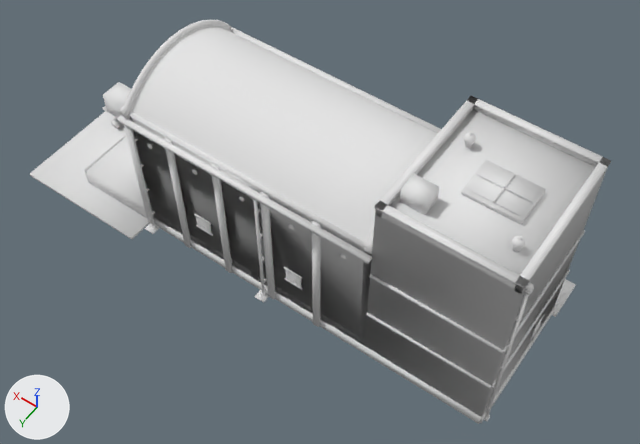
Two versions of the glTF model price-of-everything-0.1/assets/supply_chain_3d/assembly_plant_lvl2_contour.glb, one commit apart.
Before and after are seen from a 50 mm lens placed at (-0.647, 0.806, 1.338), pointed at (-0.1, 0.041, 0.136). Every picture has the same lights, and +X, +Y and +Z are marked at lower left. The older version comes first. Vertices at exactly the same position are counted once.

Names of what the first picture shows: 'assembly_plant_contour'.
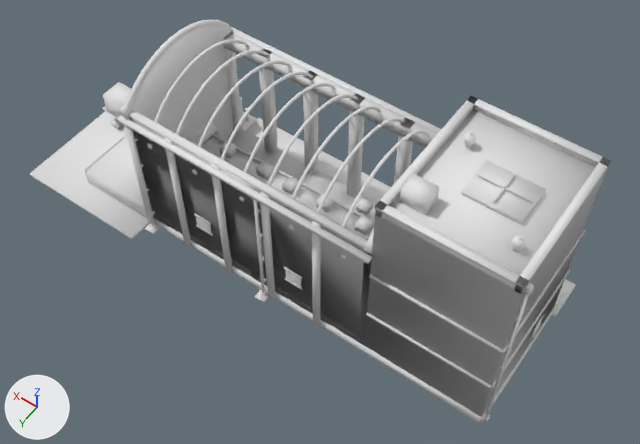
Changed parts and their boxes [x1, y1, x2, y2] in the pictures (640 x 444 px):
part 1 of me_assembly_plant_contour, deleted: before [467, 162, 541, 216]
part 2 of me_assembly_plant_contour, deleted: before [132, 27, 438, 243]

The change, as a diff of the scene's bpy script:
```diff
--- a/price-of-everything-0.1/assets/supply_chain_3d/assembly_plant_lvl2_contour.glb.py
+++ b/price-of-everything-0.1/assets/supply_chain_3d/assembly_plant_lvl2_contour.glb.py
@@ me_assembly_plant_contour @@
 # used by ob_assembly_plant_contour; location = (0.0, 0.0, 0.0)
-me_assembly_plant_contour.from_pydata(...)  # 6302 vertices, 11074 faces; spans x -0.5..0.5, y -0.194..0.194, z 0.0..0.415
+me_assembly_plant_contour.from_pydata(...)  # 5898 vertices, 10382 faces; spans x -0.5..0.5, y -0.194..0.194, z 0.0..0.415
+# me_assembly_plant_contour part 1: the loose piece of 8 vertices spanning x -0.435..-0.35, y -0.018..0.042, z 0.397..0.399 is deleted
+# me_assembly_plant_contour part 2: 396 vertices removed from x -0.467..0.227, y -0.121..0.143, z 0.051..0.358
 me_assembly_plant_contour.materials.append(mat_paint)
```
